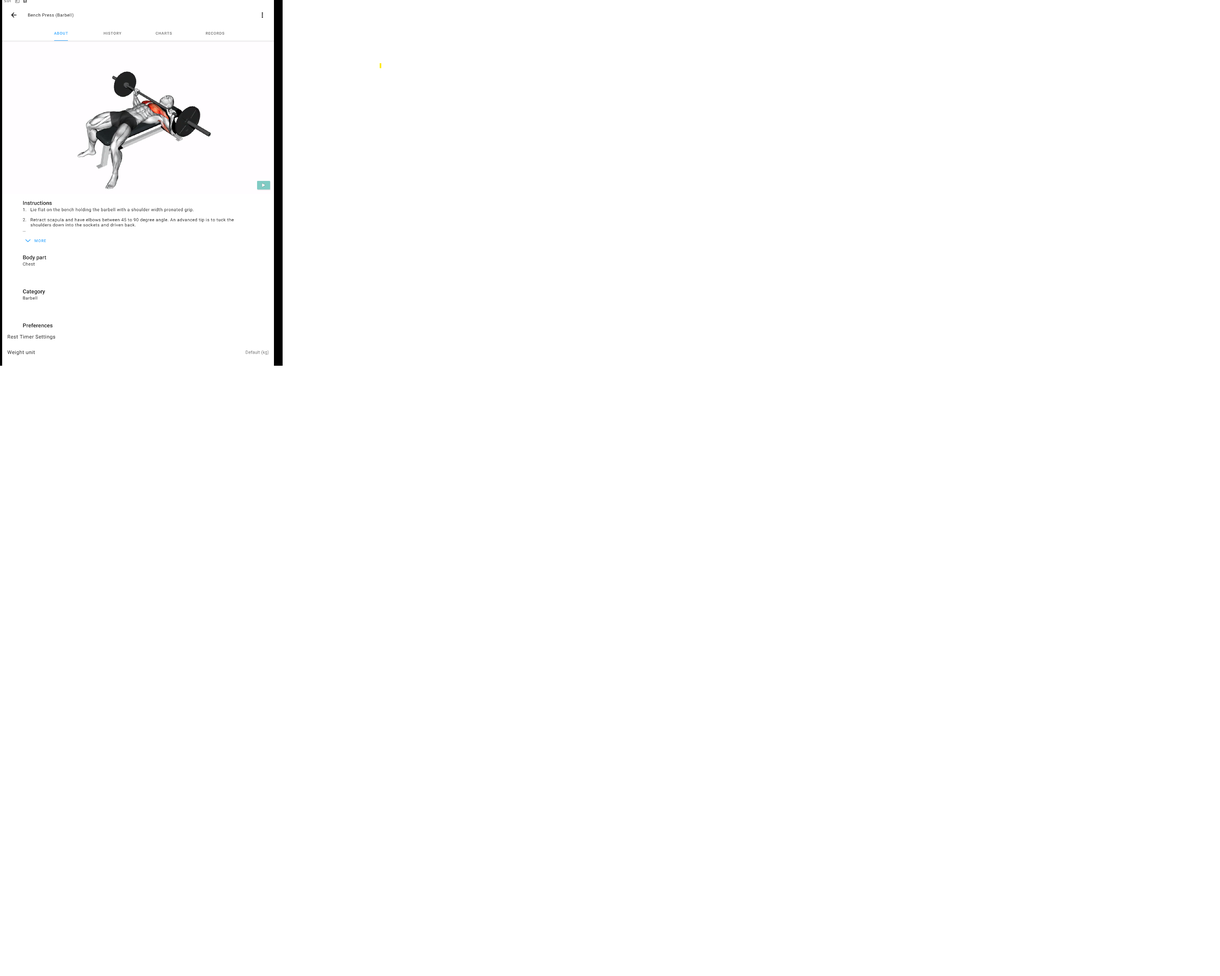
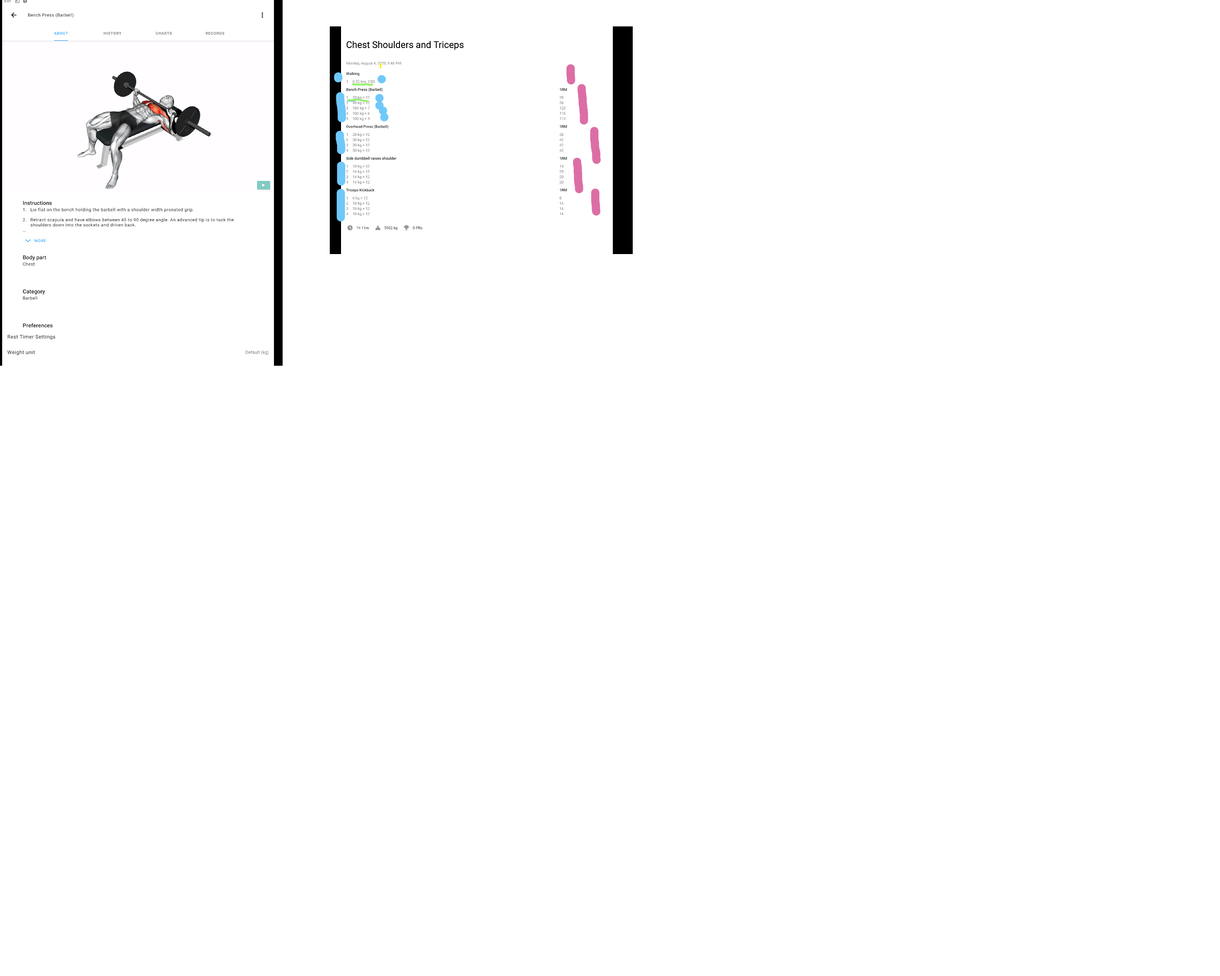
Two versions of the same layered image (1220x976). Layer-by-layer changes:
painted on "Bench press barbell - strong app - about.png" over [329, 26, 388, 255]
added layer "Paint Layer 1 (pasted)" in group "Exercises-pattern" over [329, 26, 633, 255]
